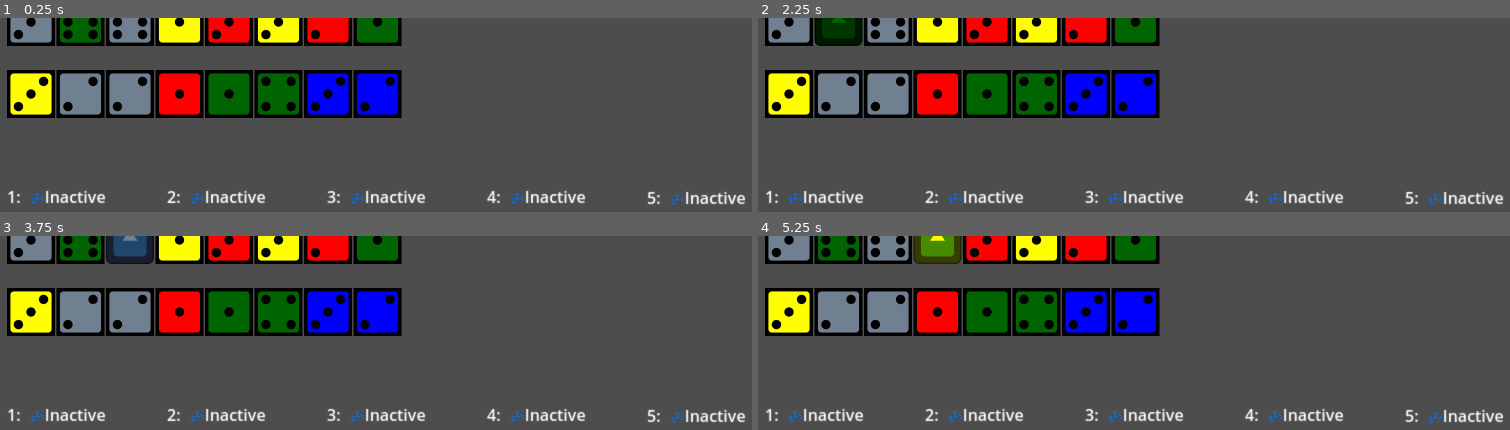
Above: before the commit, frames 1-4 (two rows, left to right).
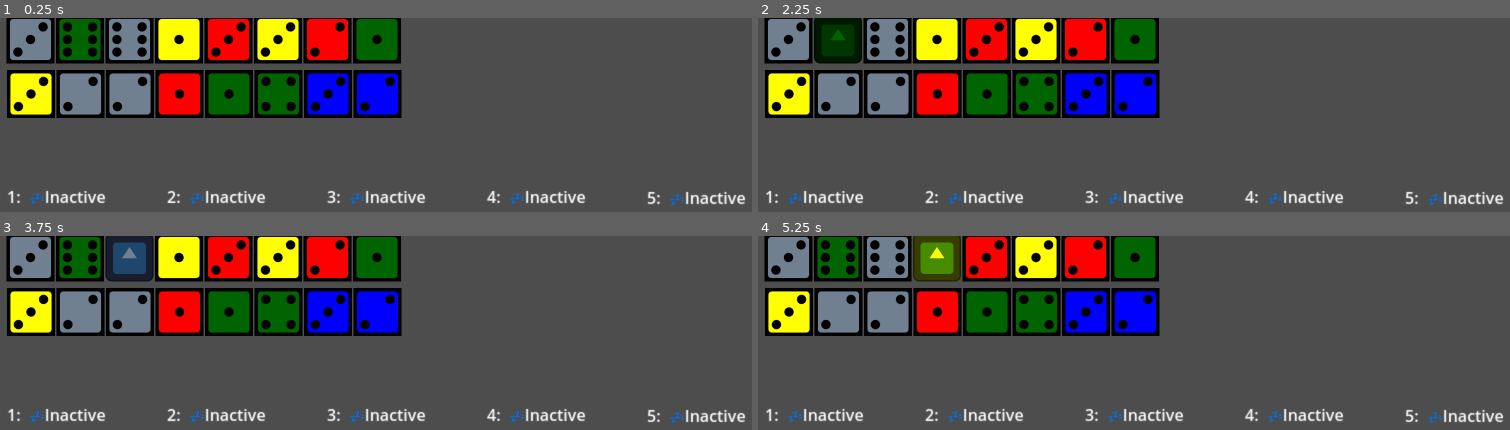
Above: after the commit, the same moments.

Repository: ninjacreeper47/Meriam-s-Trial
Game: Godot game, scene res://main.tscn
The game is run twice, just before and just after one commit, with the same random seed, the same clock (stepped at 60 frames per second) and the same inputs. The engine's default icon, where the game draws it, is replaced by a stand-in: a white triangle on a blue panel in a dark square.
Inputs (mouse positions are in pixels of both pictures, inside the frame that each line leads up to):
- Up to frame 1 (0.25 s): no input
- Up to frame 2 (2.25 s): click (788, 21) at 0.52 s; click (788, 39) at 1.27 s; click (840, 21) at 2.02 s
- Up to frame 3 (3.75 s): click (82, 257) at 2.77 s; click (127, 239) at 3.52 s
- Up to frame 4 (5.25 s): click (885, 257) at 4.27 s; click (938, 239) at 5.02 s

The runs differ from the first frame. In frame 1, 7.8% of the frame differs, in the area x 0-54%, y 0-24%; in frame 2, 7.7%; in frame 3, 7.8%; in frame 4, 7.9%.

Commit message:
research columns can be cleared now

Diff:
--- /dev/null
+++ b/column_clear_marker.tscn
@@ -0,0 +1,7 @@
+[gd_scene format=3 uid="uid://bfseycywvk83s"]
+
+[node name="ColumnClearMarker" type="ColorRect"]
+custom_minimum_size = Vector2(128, 128)
+offset_right = 40.0
+offset_bottom = 40.0
+color = Color(0.0117647, 0.0117647, 0.0117647, 0)
--- /dev/null
+++ b/letter_square.tscn
@@ -0,0 +1,20 @@
+[gd_scene load_steps=2 format=3 uid="uid://bu5nuvji7xww4"]
+
+[sub_resource type="LabelSettings" id="LabelSettings_kwn6p"]
+font_size = 80
+
+[node name="LetterSquare" type="ColorRect"]
+custom_minimum_size = Vector2(128, 128)
+offset_right = 128.0
+offset_bottom = 128.0
+scale = Vector2(0.5, 0.5)
+color = Color(0.341176, 0.129412, 0.333333, 1)
+
+[node name="Label" type="Label" parent="."]
+layout_mode = 0
+offset_right = 128.0
+offset_bottom = 128.0
+text = "Q"
+label_settings = SubResource("LabelSettings_kwn6p")
+horizontal_alignment = 1
+vertical_alignment = 1
--- a/main.tscn
+++ b/main.tscn
@@ -80,13 +80,13 @@
 status_num = "5"
 
 [node name="Storage" type="GridContainer" parent="."]
-offset_left = 1200.0
+offset_left = 1160.0
 offset_top = 8.0
-offset_right = 1576.0
+offset_right = 1536.0
 offset_bottom = 240.0
 columns = 4
 script = ExtResource("4_ky610")
-capacity = 8
+capacity = 20
 
 [connection signal="activated" from="Experiment1" to="ExStatus1" method="_on_activated"]
 [connection signal="inactive" from="Experiment1" to="ExStatus1" method="_on_inactive"]
--- a/research.tscn
+++ b/research.tscn
@@ -12,10 +12,10 @@
 
 [node name="UpcomingEssence" parent="." node_paths=PackedStringArray("tableau") instance=ExtResource("1_1t6it")]
 layout_mode = 1
-offset_left = 128.0
-offset_top = -808.0
-offset_right = 128.0
-offset_bottom = -808.0
+offset_left = 127.0
+offset_top = -872.0
+offset_right = 127.0
+offset_bottom = -872.0
 scale = Vector2(0.75, 0.75)
 tableau = NodePath("../Tableau")
 
--- a/screenshift.gd
+++ b/screenshift.gd
@@ -8,7 +8,7 @@
 
 # Called every frame. 'delta' is the elapsed time since the previous frame.
 func _process(delta):
-	if  Input.is_action_just_pressed("ViewUpcomming")  && position.y > -300:
+	if  Input.is_action_just_pressed("ViewUpcomming")  && position.y > -400:
 		translate(Vector2.UP*100)
 	if Input.is_action_just_pressed("StopLookahead") && position.y < 400 :
 		translate(Vector2.DOWN*100)
--- a/upcoming_essence.gd
+++ b/upcoming_essence.gd
@@ -1,7 +1,8 @@
 extends Control
 
 var essence = load("res://Essence.tscn")
-
+var letter_square = load("res://letter_square.tscn")
+var column_clear_marker = load("res://column_clear_marker.tscn")
 @export var tableau:Control
 
 @export var column_height = 10
@@ -29,7 +30,6 @@
 		while bag.size() < board_total:
 			bag.append(surplus_type)
 	bag.shuffle()
-	print(bag)
 
 	#essence spawning
 	for i in range(get_child(0).get_child_count()):
@@ -48,8 +48,14 @@
 func _process(delta):
 	pass
 
+
 func _on_next_requested(column):
 	var column_node = get_child(0).get_child(column)
+	if column_node.get_child_count() <= 1:
+		var instance = column_clear_marker.instantiate()
+		tableau.add_child(instance)
+		tableau.move_child(instance,column)
+		return
 	var request = column_node.get_child(column_node.get_child_count() -1)
 	request.in_upcoming = false
 	tableau._refill(request)
--- a/upcoming_essence.tscn
+++ b/upcoming_essence.tscn
@@ -1,6 +1,7 @@
-[gd_scene load_steps=2 format=3 uid="uid://i3jhroewpw33"]
+[gd_scene load_steps=3 format=3 uid="uid://i3jhroewpw33"]
 
 [ext_resource type="Script" path="res://upcoming_essence.gd" id="1_e5cuf"]
+[ext_resource type="PackedScene" uid="uid://bu5nuvji7xww4" path="res://letter_square.tscn" id="2_ccpki"]
 
 [node name="UpcomingEssence" type="Control"]
 layout_mode = 3
@@ -17,25 +18,90 @@
 offset_bottom = 904.0
 
 [node name="VBoxContainer" type="VBoxContainer" parent="HBoxContainer"]
+custom_minimum_size = Vector2(128, 128)
 layout_mode = 2
 
-[node name="VBoxContainer2" type="VBoxContainer" parent="HBoxContainer"]
+[node name="LetterSquare" parent="HBoxContainer/VBoxContainer" instance=ExtResource("2_ccpki")]
 layout_mode = 2
 
-[node name="VBoxContainer3" type="VBoxContainer" parent="HBoxContainer"]
+[node name="Label" parent="HBoxContainer/VBoxContainer/LetterSquare" index="0"]
+text = "R"
+
+[node name="VBoxContainer2" type="VBoxContainer" parent="HBoxContainer"]
+custom_minimum_size = Vector2(128, 0)
 layout_mode = 2
 
-[node name="VBoxContainer4" type="VBoxContainer" parent="HBoxContainer"]
+[node name="LetterSquare" parent="HBoxContainer/VBoxContainer2" instance=ExtResource("2_ccpki")]
 layout_mode = 2
 
-[node name="VBoxContainer5" type="VBoxContainer" parent="HBoxContainer"]
+[node name="Label" parent="HBoxContainer/VBoxContainer2/LetterSquare" index="0"]
+text = "E"
+
+[node name="VBoxContainer3" type="VBoxContainer" parent="HBoxContainer"]
+custom_minimum_size = Vector2(128, 0)
 layout_mode = 2
 
-[node name="VBoxContainer6" type="VBoxContainer" parent="HBoxContainer"]
+[node name="LetterSquare" parent="HBoxContainer/VBoxContainer3" instance=ExtResource("2_ccpki")]
 layout_mode = 2
 
-[node name="VBoxContainer7" type="VBoxContainer" parent="HBoxContainer"]
+[node name="Label" parent="HBoxContainer/VBoxContainer3/LetterSquare" index="0"]
+text = "S"
+
+[node name="VBoxContainer4" type="VBoxContainer" parent="HBoxContainer"]
+custom_minimum_size = Vector2(128, 0)
 layout_mode = 2
 
+[node name="LetterSquare" parent="HBoxContainer/VBoxContainer4" instance=ExtResource("2_ccpki")]
+layout_mode = 2
+
+[node name="Label" parent="HBoxContainer/VBoxContainer4/LetterSquare" index="0"]
+text = "E"
+
+[node name="VBoxContainer5" type="VBoxContainer" parent="HBoxContainer"]
+custom_minimum_size = Vector2(128, 0)
+layout_mode = 2
+
+[node name="LetterSquare" parent="HBoxContainer/VBoxContainer5" instance=ExtResource("2_ccpki")]
+layout_mode = 2
+
+[node name="Label" parent="HBoxContainer/VBoxContainer5/LetterSquare" index="0"]
+text = "A"
+
+[node name="VBoxContainer6" type="VBoxContainer" parent="HBoxContainer"]
+custom_minimum_size = Vector2(128, 0)
+layout_mode = 2
+
+[node name="LetterSquare" parent="HBoxContainer/VBoxContainer6" instance=ExtResource("2_ccpki")]
+layout_mode = 2
+
+[node name="Label" parent="HBoxContainer/VBoxContainer6/LetterSquare" index="0"]
+text = "R"
+
+[node name="VBoxContainer7" type="VBoxContainer" parent="HBoxContainer"]
+custom_minimum_size = Vector2(128, 0)
+layout_mode = 2
+
+[node name="LetterSquare" parent="HBoxContainer/VBoxContainer7" instance=ExtResource("2_ccpki")]
+layout_mode = 2
+
+[node name="Label" parent="HBoxContainer/VBoxContainer7/LetterSquare" index="0"]
+text = "C"
+
 [node name="VBoxContainer8" type="VBoxContainer" parent="HBoxContainer"]
+custom_minimum_size = Vector2(128, 0)
 layout_mode = 2
+
+[node name="LetterSquare" parent="HBoxContainer/VBoxContainer8" instance=ExtResource("2_ccpki")]
+layout_mode = 2
+
+[node name="Label" parent="HBoxContainer/VBoxContainer8/LetterSquare" index="0"]
+text = "H"
+
+[editable path="HBoxContainer/VBoxContainer/LetterSquare"]
+[editable path="HBoxContainer/VBoxContainer2/LetterSquare"]
+[editable path="HBoxContainer/VBoxContainer3/LetterSquare"]
+[editable path="HBoxContainer/VBoxContainer4/LetterSquare"]
+[editable path="HBoxContainer/VBoxContainer5/LetterSquare"]
+[editable path="HBoxContainer/VBoxContainer6/LetterSquare"]
+[editable path="HBoxContainer/VBoxContainer7/LetterSquare"]
+[editable path="HBoxContainer/VBoxContainer8/LetterSquare"]
